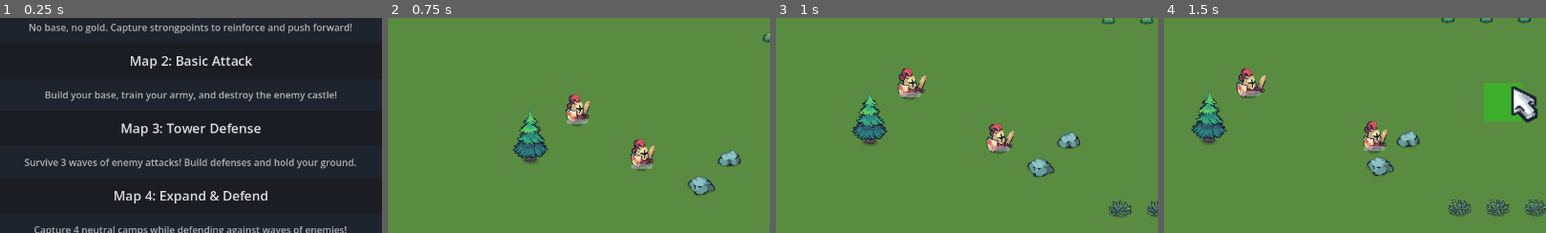
Above: before the commit, frames 1-4 (left to right).
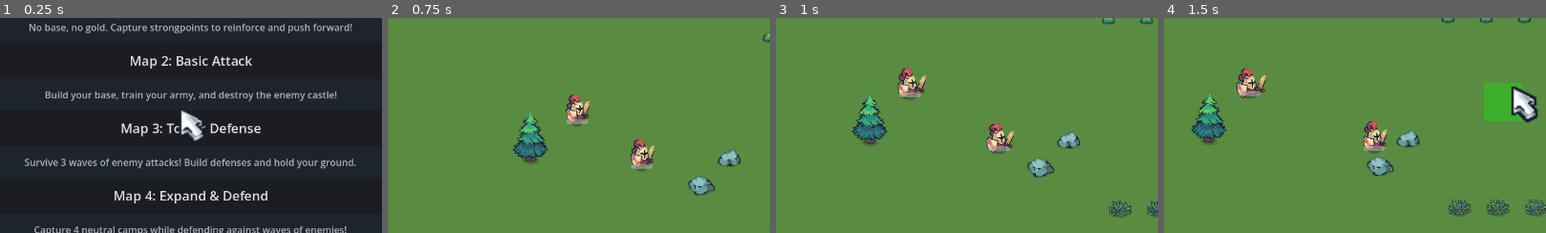
Above: after the commit, the same moments.

Repository: IguanaYu/godot_rts_start
Game: Godot game, scene res://scenes/level_select.tscn
The game is run twice, just before and just after one commit, with the same random seed, the same clock (stepped at 60 frames per second) and the same inputs.
Inputs (mouse positions are % of the whole screen's width and height, from its top left):
- Up to frame 1 (0.25 s): no input
- Up to frame 2 (0.75 s): click "Map 1: Blitz" at 0.5 s
- Up to frame 3 (1 s): no input
- Up to frame 4 (1.5 s): tap Enter at 1.25 s; move the mouse to (72, 45) at 1.27 s; hold Right from 1.28 s (still down); tap 1 at 1.35 s; click (72, 45) at 1.42 s
The pictures show only the part of the screen within x 25-75%, y 25-75%; the shares and areas given below are measured in that part.

The runs differ from the first frame. In frame 1, 0.6% of the frame differs, in the area x 46-54%, y 42-58%; in frame 2, nothing differs; in frame 3, nothing differs; in frame 4, nothing differs.

Commit message:
选关界面添加自定义光标

Diff:
--- a/scripts/level_select.gd
+++ b/scripts/level_select.gd
@@ -1,6 +1,7 @@
 extends Control
 
 var level_buttons: Array[Button] = []
+var cursor_manager: Node = null
 
 var levels := [
 	{
@@ -26,6 +27,11 @@
 ]
 
 func _ready() -> void:
+	# 自定义光标
+	var CursorManagerScene := preload("res://scenes/cursor_manager.tscn")
+	cursor_manager = CursorManagerScene.instantiate()
+	add_child(cursor_manager)
+
 	# Title
 	var title := Label.new()
 	title.text = "Select Level"
Not shown, changed: claude.md
